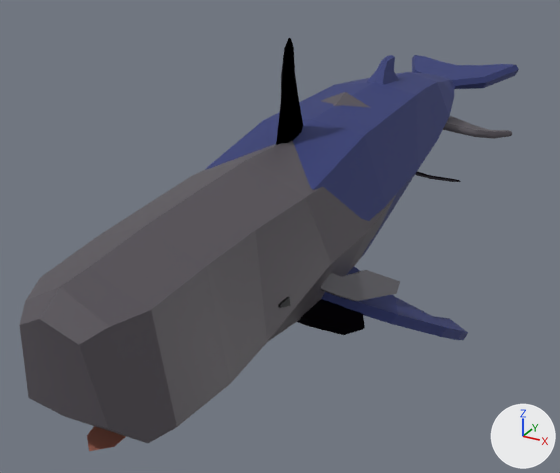
The glTF model godot/prefabs/Whales/Orca.gltf as it was, and as the next commit left it.
Before and after are seen from a camera (50 mm lens) standing at (33.6, -67.5, 28.4) and looking at (-4.6, 2.0, -6.3). The axes (+X, +Y, +Z) are drawn at lower right. The lights are the same throughout. Where no turn or scale is listed for an object, it has been applied to the vertices.

The first picture shows 'Mesh_Orca.001', 'Mesh_SpermWhale', 'Whale'.
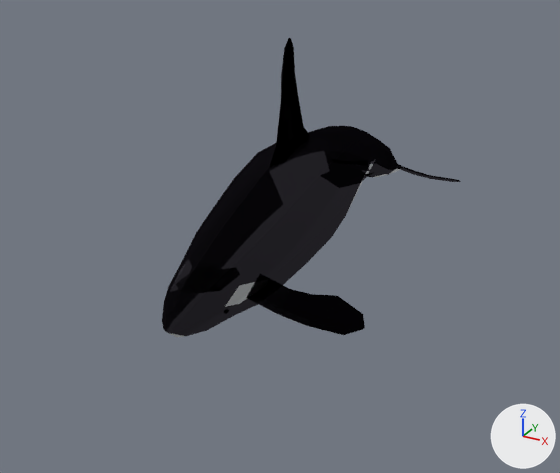
Diff of the bpy script that builds the scene:
```diff
--- a/godot/prefabs/Whales/Orca.gltf.py
+++ b/godot/prefabs/Whales/Orca.gltf.py
@@ ob_whale @@
-ob_whale = bpy.data.objects.new('Whale', me_cylinder)
-ob_whale.location = (0.0, 0.0, 0.0)
@@ ob_mesh_spermwhale @@
-ob_mesh_spermwhale = bpy.data.objects.new('Mesh_SpermWhale', me_mesh_spermwhale)
-ob_mesh_spermwhale.location = (0.0, 0.0, 0.0)
```

Where the change shows, as pixel boxes [x1, y1, x2, y2] in the pictures (560 x 473 px):
'Mesh_SpermWhale', deleted: before [19, 92, 512, 451]
'Whale', deleted (blue): before [205, 55, 519, 340]
'Mesh_Orca.001', unchanged, uncovered by the edit: before [276, 38, 460, 335]; after [162, 38, 460, 337]
